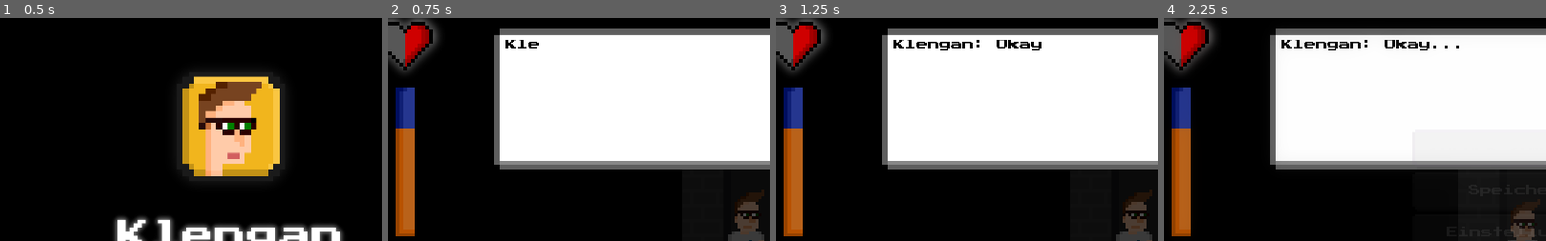
Above: before the commit, frames 1-4 (left to right).
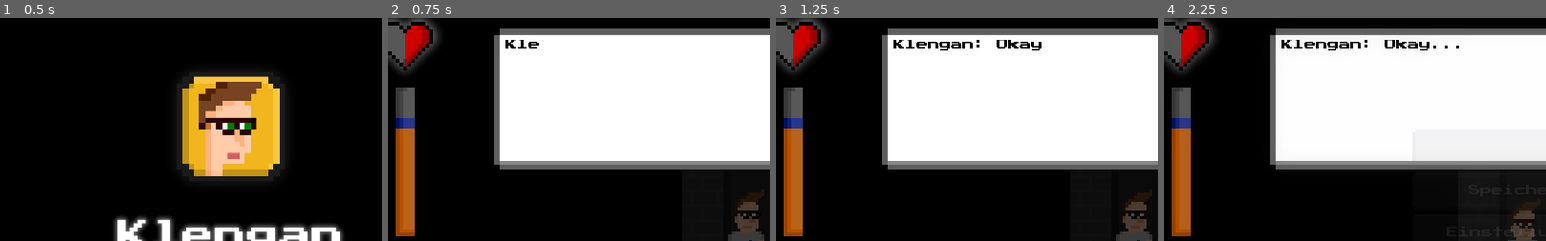
Above: after the commit, the same moments.

Repository: klenganthegame/KlenganTheGame
Game: Godot game, scene res://scenes/Menu.tscn
The game is run twice, just before and just after one commit, with the same random seed, the same clock (stepped at 60 frames per second) and the same inputs.
Inputs:
- Up to frame 1 (0.5 s): no input
- Up to frame 2 (0.75 s): click "Neues Spiel" at 0.5 s
- Up to frame 3 (1.25 s): no input
- Up to frame 4 (2.25 s): click "||" at 1.25 s; click "Zurück zum Spiel" at 2 s
The pictures show only the part of the screen within x 3-53%, y 6-56%; the shares and areas given below are measured in that part.

Frame 1 is identical in both runs. In frame 2, 0.7% of the frame differs, in the area x 2-7%, y 31-97%; in frame 3, 0.7%; in frame 4, 0.7%.

Commit message:
fixed layout

Diff:
--- a/objects/player/Klengan.tscn
+++ b/objects/player/Klengan.tscn
@@ -128,7 +128,7 @@
 scale = Vector2( 4, 4 )
 frames = SubResource( 1 )
 animation = "walk"
-frame = 9
+frame = 4
 playing = true
 
 [node name="Camera2D" type="Camera2D" parent="."]
@@ -262,9 +262,9 @@
 margin_left = 41.0
 margin_top = 130.0
 margin_right = 46.0
-margin_bottom = 130.0
+margin_bottom = -430.0
 rect_scale = Vector2( 5, 5 )
-value = 100.0
+value = 80.0
 texture_under = ExtResource( 29 )
 texture_progress = ExtResource( 30 )
 fill_mode = 3
